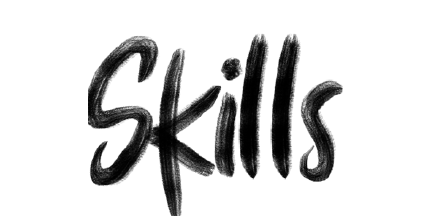
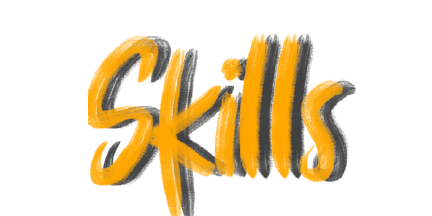
Two versions of the same layered image (432x216). Layer-by-layer changes:
added layer "Skills copy" above "Skills" over [left=88, top=33, right=343, bottom=216]
"Skills": opacity 100% → 75%, painted on it over [left=88, top=33, right=356, bottom=216]
